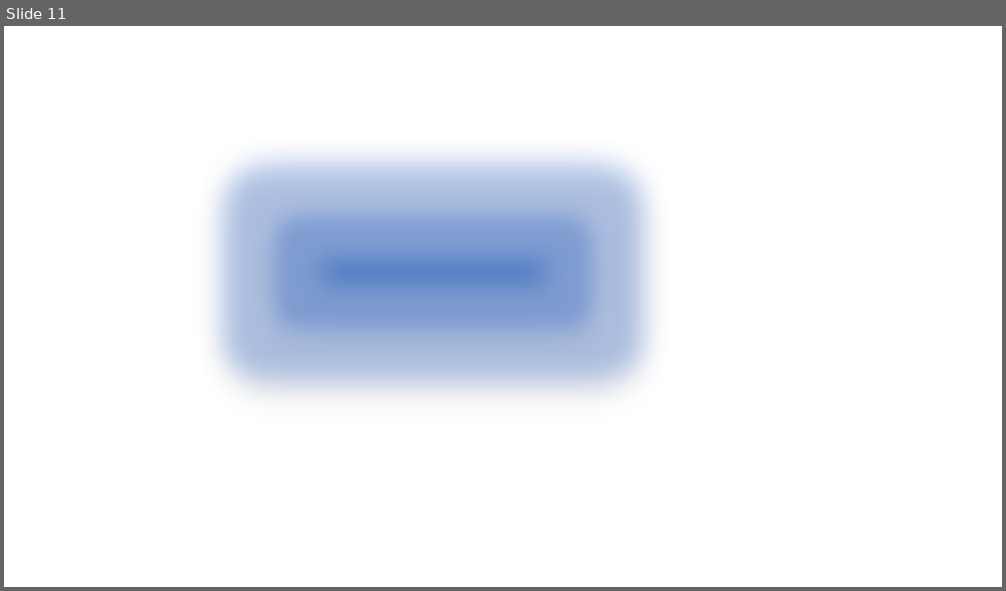
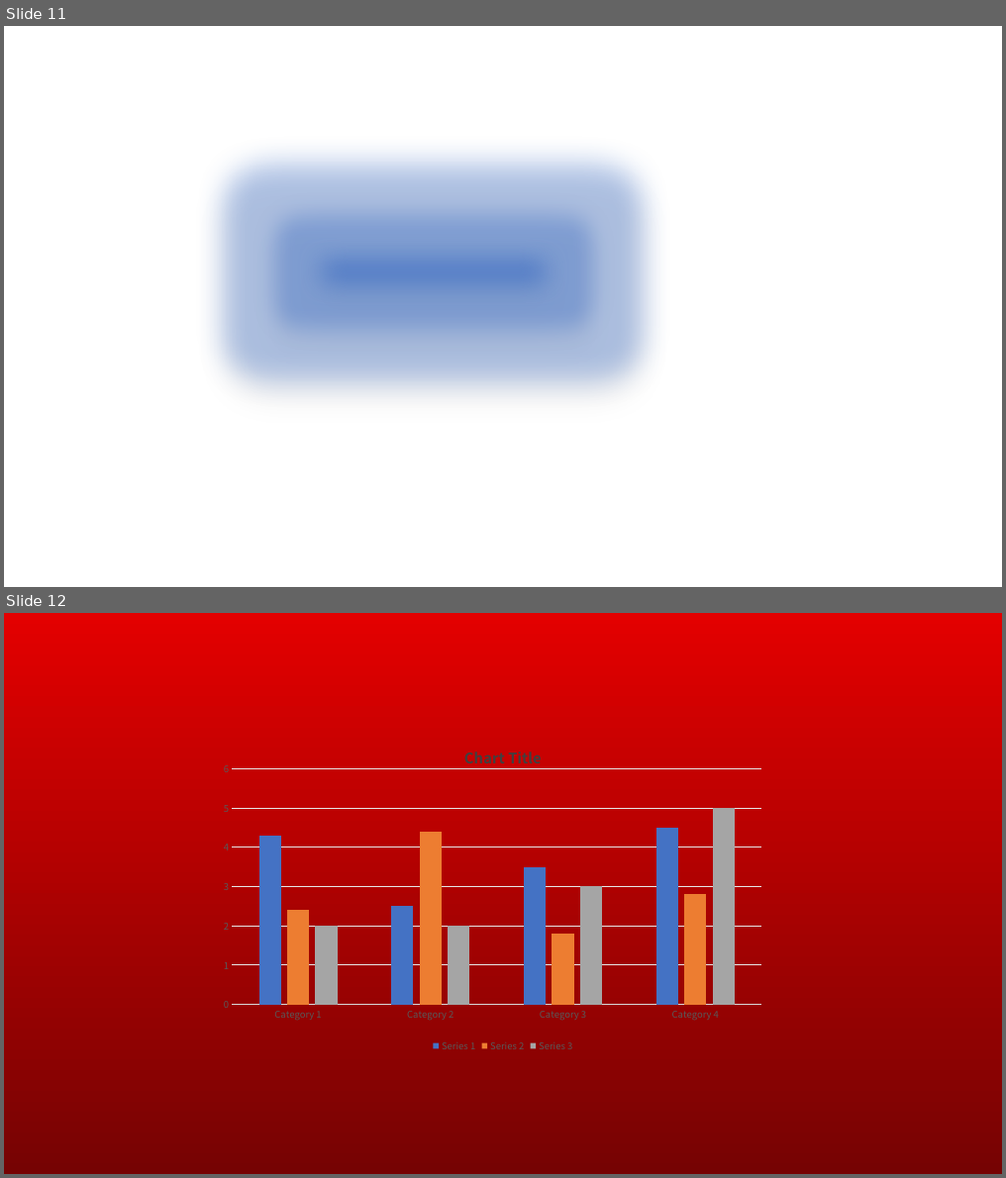
Before and after one commit to Howlcn1997/ooxml-parser, a slide deck: assets/ppt/simple.pptx. Shown one above the other, each under a label of ours: slide 11 before the commit, slides 11 and 12 after it. The pictures are 1006x591 and 1006x1178 pixels, drawn with LibreOffice and Linux fonts; fonts in the diff are those of the drawing. Boxes give left, top, right and bottom in pixels: in the first picture for what was removed or moved away, otherwise in the second. Text is boxed around its words. In the diff, an @@ line names an element or a change of style, - is before the commit and + after.

```diff
--- a/assets/ppt/simple.pptx
+++ b/assets/ppt/simple.pptx
@@ slide 12 added at bbox=[4, 613, 1002, 1174], background gradient #E30000 to #760303 @@
@@ column chart added at bbox=[224, 731, 783, 1056] @@
+categories: Category 1, Category 2, Category 3, Category 4
+Series 1: 4.3, 2.5, 3.5, 4.5
+Series 2: 2.4, 4.4, 1.8, 2.8
+Series 3: 2, 2, 3, 5
```
Also in this commit, not shown: 26 other files.
